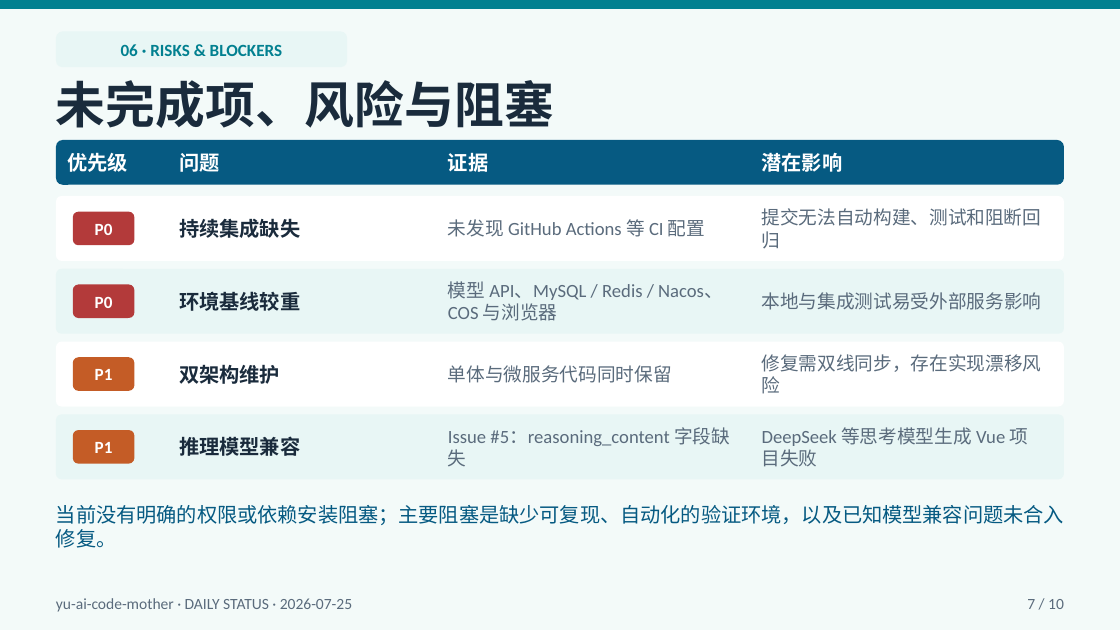
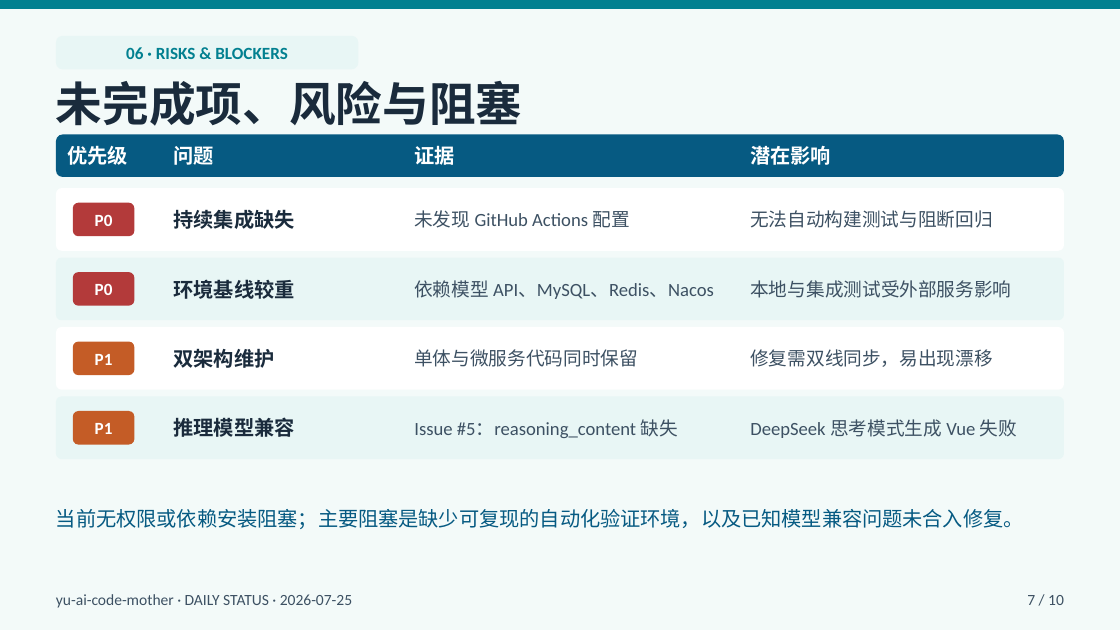
Before and after one commit to liyupi/yu-ai-code-mother, a slide deck: slide 7 of docs/reports/project-status-2026-07-25.pptx. Drawn at 1120x630 pixels with LibreOffice and Linux fonts; fonts in the diff are those of the drawing. Boxes give left, top, right and bottom in pixels: in the first picture for what was removed or moved away, otherwise in the second. Text is boxed around its words. In the diff, an @@ line names an element or a change of style, - is before the commit and + after.

```diff
--- a/docs/reports/project-status-2026-07-25.pptx
+++ b/docs/reports/project-status-2026-07-25.pptx
@@ text "06 · RISKS & BLOCKERS" moved from (x1=121, y1=44, x2=283, y2=56) to (x1=126, y1=47, x2=288, y2=59) @@
@@ rounded rectangle resized from (x1=56, y1=31, x2=347, y2=67) to (x1=56, y1=36, x2=358, y2=69) @@
@@ text "未完成项、风险与阻塞" at (x1=56, y1=81, x2=523, y2=126): size 32 to 30 pt @@
@@ rounded rectangle moved from (x1=56, y1=140, x2=1064, y2=185) to (x1=56, y1=134, x2=1064, y2=177) @@
@@ text "优先级" moved from (x1=67, y1=152, x2=128, y2=172) to (x1=67, y1=145, x2=128, y2=165) @@
@@ text "问题" moved from (x1=179, y1=153, x2=219, y2=172) to (x1=174, y1=146, x2=214, y2=165) @@
@@ text "证据" moved from (x1=448, y1=153, x2=488, y2=172) to (x1=414, y1=146, x2=454, y2=165) @@
@@ text "潜在影响" moved from (x1=762, y1=152, x2=843, y2=172) to (x1=750, y1=145, x2=831, y2=165) @@
@@ text "持续集成缺失" moved from (x1=179, y1=219, x2=300, y2=238) to (x1=174, y1=210, x2=295, y2=229) @@
@@ text at (x1=414, y1=210, x2=630, y2=228): text changed; text colour #5A6B7C to #3D5163 @@
-未发现 GitHub Actions 等 CI 配置
+未发现 GitHub Actions 配置
@@ text at (x1=750, y1=210, x2=992, y2=228): text changed; text colour #5A6B7C to #3D5163 @@
-提交无法自动构建、测试和阻断回归
+无法自动构建测试与阻断回归
@@ 4 rounded rectangles, 2 texts moved together from (x1=56, y1=196, x2=1064, y2=334) to (x1=56, y1=188, x2=1064, y2=320) @@
@@ text "环境基线较重" moved from (x1=179, y1=291, x2=300, y2=311) to (x1=174, y1=279, x2=295, y2=299) @@
@@ text at (x1=414, y1=280, x2=714, y2=299): text changed; text colour #5A6B7C to #3D5163 @@
-模型 API、MySQL / Redis / Nacos、COS 与浏览器
+依赖模型 API、MySQL、Redis、Nacos
@@ text at (x1=750, y1=280, x2=1011, y2=298): text changed; text colour #5A6B7C to #3D5163 @@
-本地与集成测试易受外部服务影响
+本地与集成测试受外部服务影响
@@ 2 rounded rectangles, 1 text moved together from (x1=56, y1=342, x2=1064, y2=407) to (x1=56, y1=327, x2=1064, y2=390) @@
@@ text "双架构维护" moved from (x1=179, y1=364, x2=280, y2=384) to (x1=174, y1=348, x2=275, y2=368) @@
@@ text colour #5A6B7C to #3D5163 in 3 elements at (x1=56, y1=594, x2=352, y2=608), (x1=1027, y1=595, x2=1064, y2=605), (x1=414, y1=349, x2=638, y2=367) @@
@@ text "单体与微服务代码同时保留" moved from (x1=448, y1=365, x2=672, y2=383) to (x1=414, y1=349, x2=638, y2=367) @@
@@ text at (x1=750, y1=349, x2=993, y2=367): text changed; text colour #5A6B7C to #3D5163 @@
-修复需双线同步，存在实现漂移风险
+修复需双线同步，易出现漂移
@@ 2 rounded rectangles, 1 text moved together from (x1=56, y1=414, x2=1064, y2=479) to (x1=56, y1=396, x2=1064, y2=459) @@
@@ proportions changed in 6 elements at (x1=56, y1=134, x2=1064, y2=177), (x1=56, y1=188, x2=1064, y2=251), (x1=56, y1=36, x2=358, y2=69), (x1=56, y1=258, x2=1064, y2=320), (x1=56, y1=327, x2=1064, y2=390), (x1=56, y1=396, x2=1064, y2=459) @@
@@ text "推理模型兼容" moved from (x1=179, y1=437, x2=300, y2=456) to (x1=174, y1=417, x2=295, y2=437) @@
@@ text at (x1=414, y1=419, x2=678, y2=438): text changed; text colour #5A6B7C to #3D5163 @@
-Issue #5：reasoning_content 字段缺失
+Issue #5：reasoning_content 缺失
@@ text at (x1=750, y1=419, x2=1017, y2=438): text changed; text colour #5A6B7C to #3D5163 @@
-DeepSeek 等思考模型生成 Vue 项目失败
+DeepSeek 思考模式生成 Vue 失败
@@ text at (x1=56, y1=509, x2=1024, y2=529): text changed @@
-当前没有明确的权限或依赖安装阻塞；主要阻塞是缺少可复现、自动化的验证环境，以及已知模型兼容问题未合入修复。
+当前无权限或依赖安装阻塞；主要阻塞是缺少可复现的自动化验证环境，以及已知模型兼容问题未合入修复。
```
Also in this commit, not shown: 9 other slides changed.
